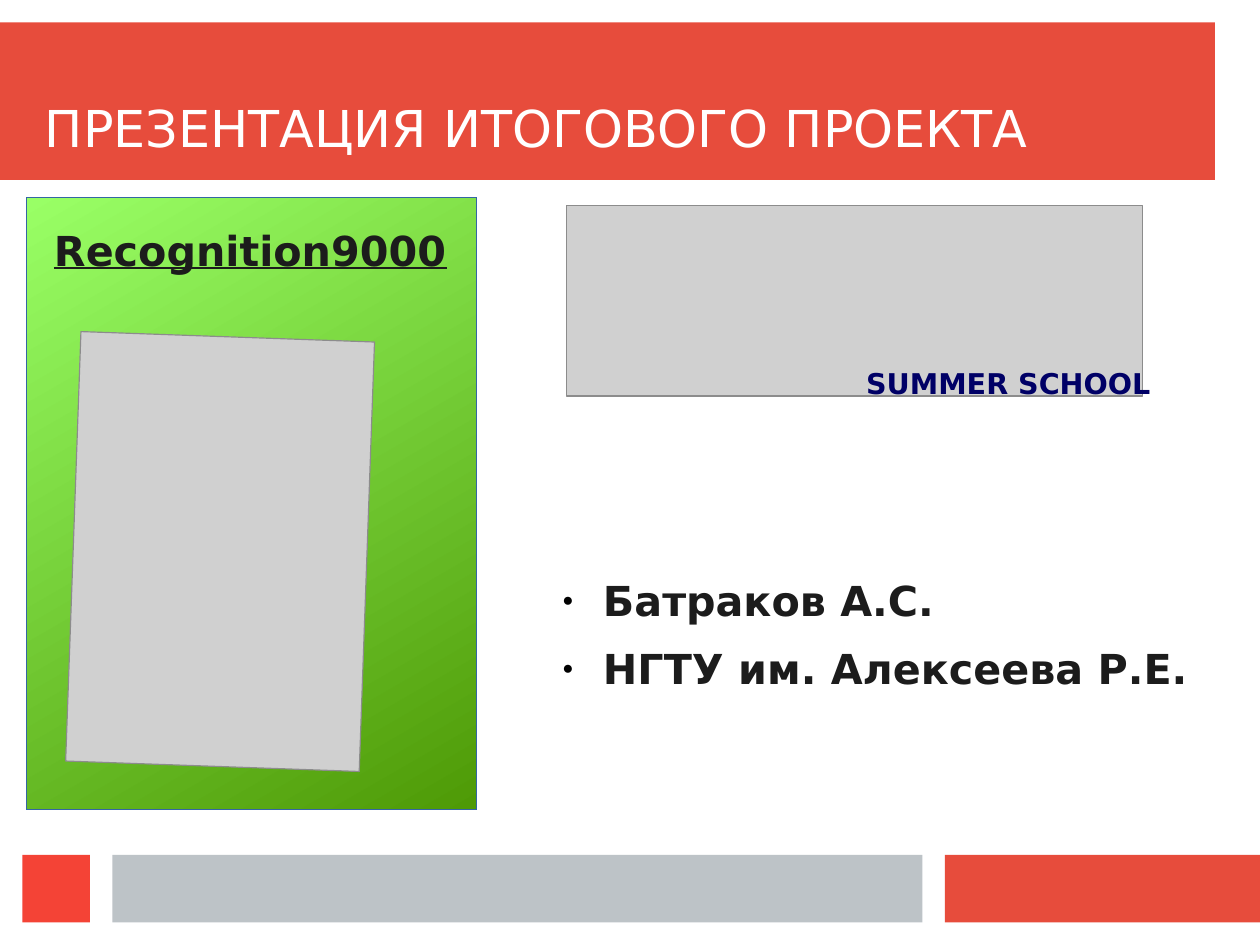
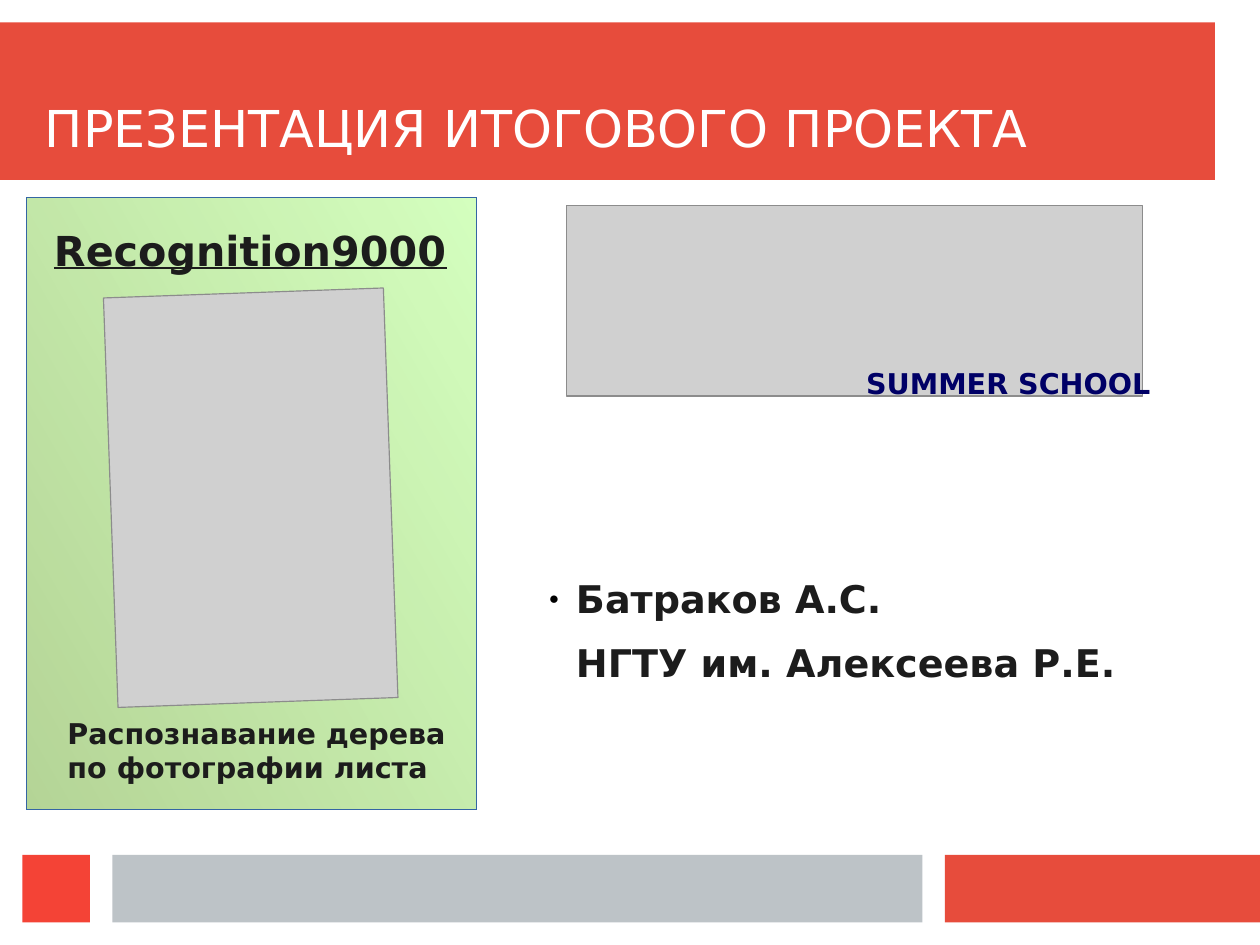
Before and after one commit to Chekist322/Android_OpenCV_TreeRecognition, a slide deck: slide 1 of SummerSchool.odp. Drawn at 1260x945 pixels with LibreOffice and Linux fonts; fonts in the diff are those of the drawing; grey boxes stand for pictures. Boxes give left, top, right and bottom in pixels: in the first picture for what was removed or moved away, otherwise in the second. Text is boxed around its words. In the diff, an @@ line names an element or a change of style, - is before the commit and + after.

```diff
--- a/SummerSchool.odp
+++ b/SummerSchool.odp
@@ freeform shape removed at (27,198,478,810) @@
@@ rectangle added at (27,198,478,810), fill gradient #99FF66 to #4E9A06, outline #3465A4 0 pt @@
@@ picture at (104,288,398,708): rotation 2 to 358 degrees @@
@@ text "Батраков А.С." at (576,584,1115,678): size 26 to 24.1 pt; indent changed; bullet ● to none @@
@@ text added at (67,723,446,784), 18 pt, text #1C1C1C, bold @@
+Распознавание дерева по фотографии листа
```
Also in this commit, not shown: 10 other slides changed, 1 slide added, 23 other files.
